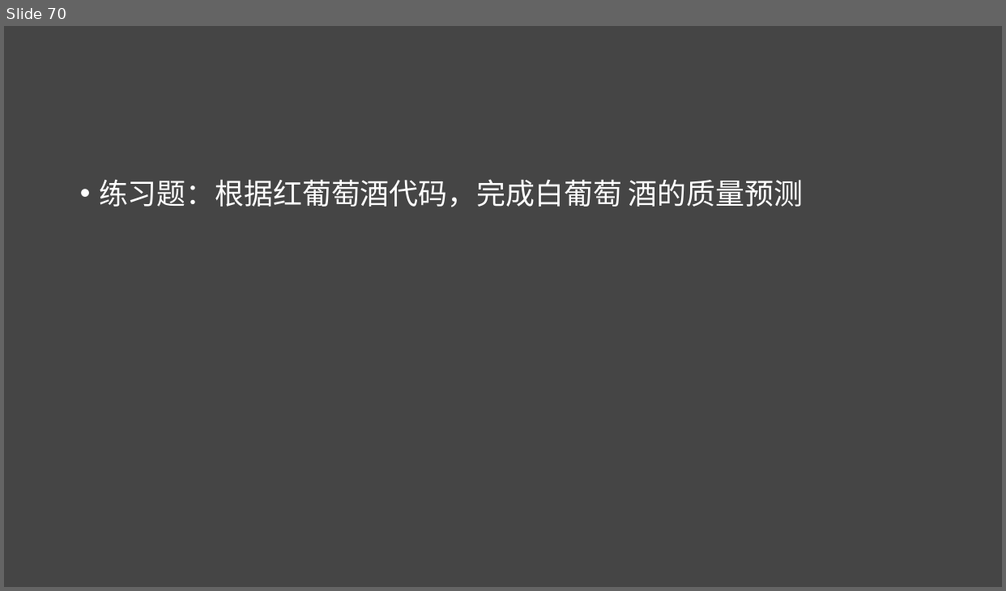
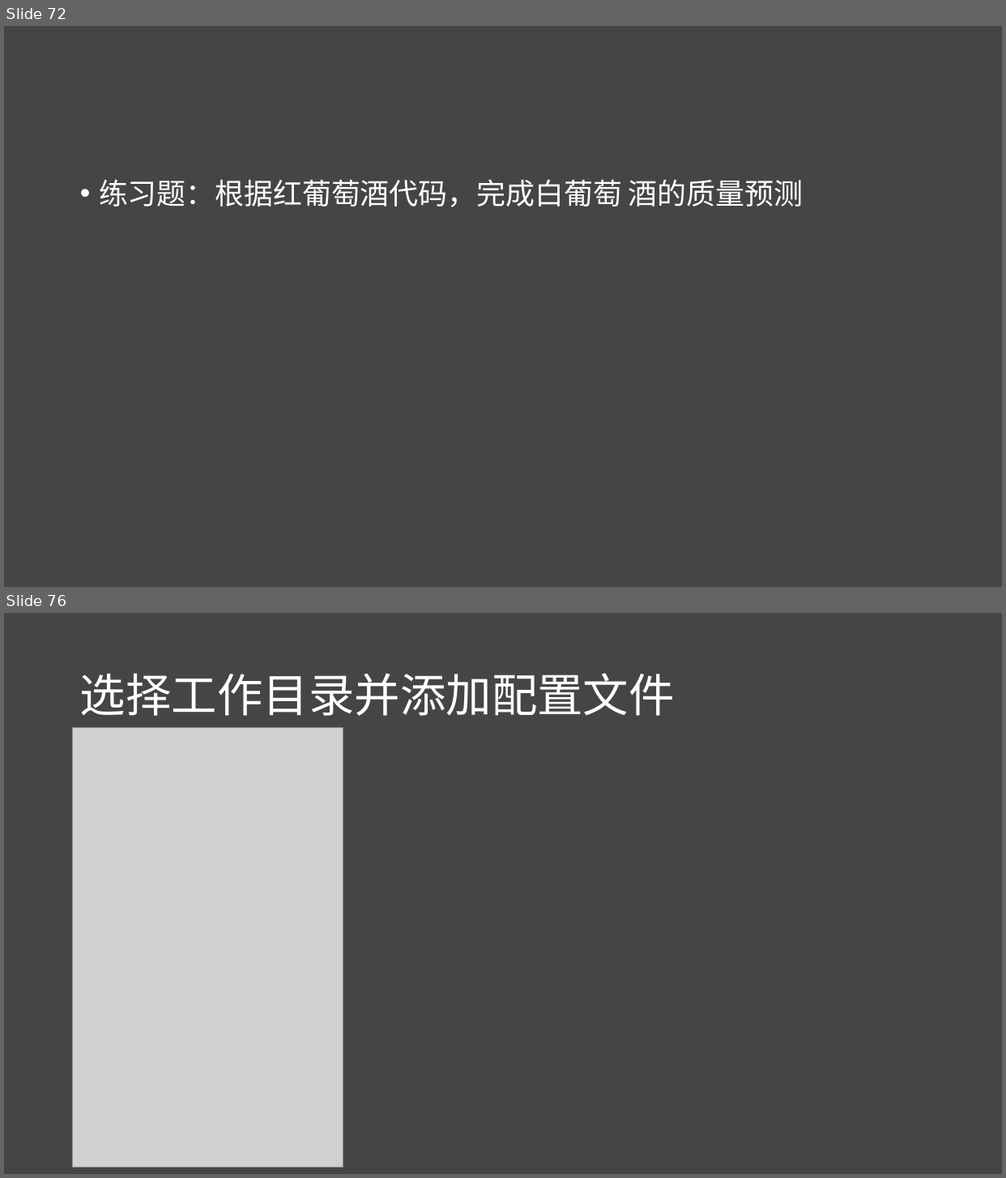
Before and after one commit to lichao312214129/lc_rsfmri_tools_python, a slide deck: The_first_ml_training/第一届机器学习实战班.pptx. Shown one above the other, each under a label of ours: slide 70 before the commit, slides 72 and 76 after it; the slides between them are not shown. The pictures are 1006x591 and 1006x1178 pixels, drawn with LibreOffice and Linux fonts; fonts in the diff are those of the drawing; grey boxes stand for pictures. Boxes give left, top, right and bottom in pixels: in the first picture for what was removed or moved away, otherwise in the second. Text is boxed around its words. In the diff, an @@ line names an element or a change of style, - is before the commit and + after.

```diff
--- a/The_first_ml_training/第一届机器学习实战班.pptx
+++ b/The_first_ml_training/第一届机器学习实战班.pptx
@@ slide 76 added at [4,613,1002,1174], background #454545 @@
@@ title added at [80,673,675,716], 44 pt, text #FFFFFF @@
+选择工作目录并添加配置文件
@@ picture added at [73,727,343,1168] @@
@@ what was slide 70 is now slide 72 @@
```
Also in this commit, not shown: 1 slide changed, 23 other slides added, 1 slide removed, 4 other files.
